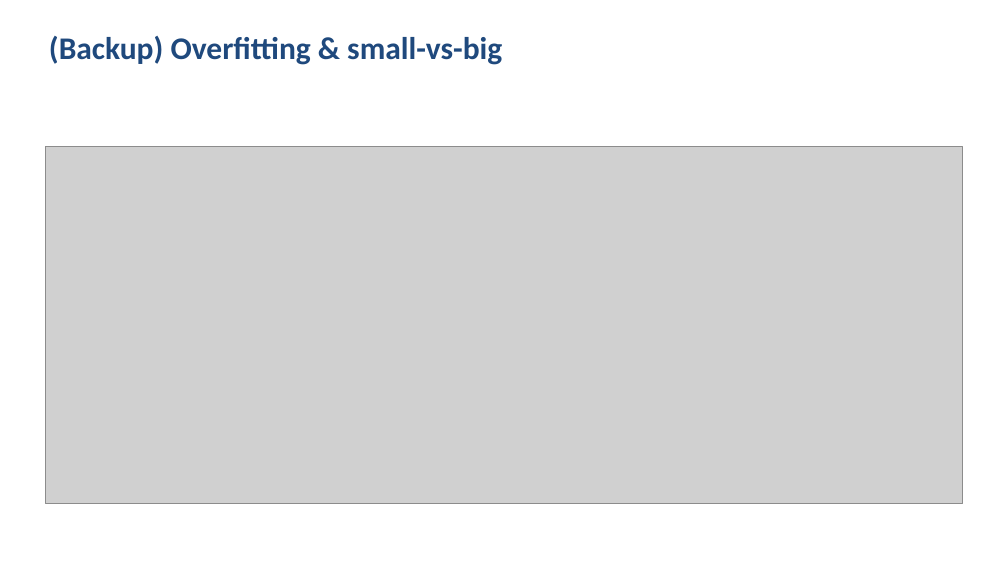
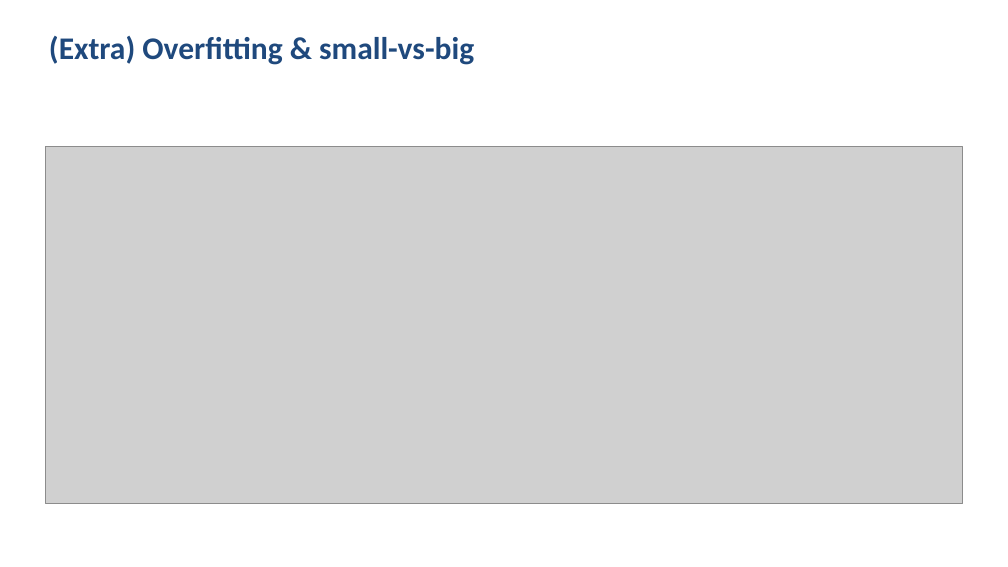
Before and after one commit to Dayan135/Neural_MCPF_Allocation, a slide deck: slide 29 of presentation/slides_claude.pptx (slide 21 before the commit). Drawn at 1008x567 pixels with LibreOffice and Linux fonts; fonts in the diff are those of the drawing; grey boxes stand for pictures. Boxes give left, top, right and bottom in pixels: in the first picture for what was removed or moved away, otherwise in the second. Text is boxed around its words. In the diff, an @@ line names an element or a change of style, - is before the commit and + after.

```diff
--- a/presentation/slides_claude.pptx
+++ b/presentation/slides_claude.pptx
@@ text at [49,36,474,65]: text changed @@
-(Backup) Overfitting & small-vs-big
+(Extra) Overfitting & small-vs-big
```
Also in this commit, not shown: 6 other slides changed, 11 slides added, 5 slides removed, 20 other files.
